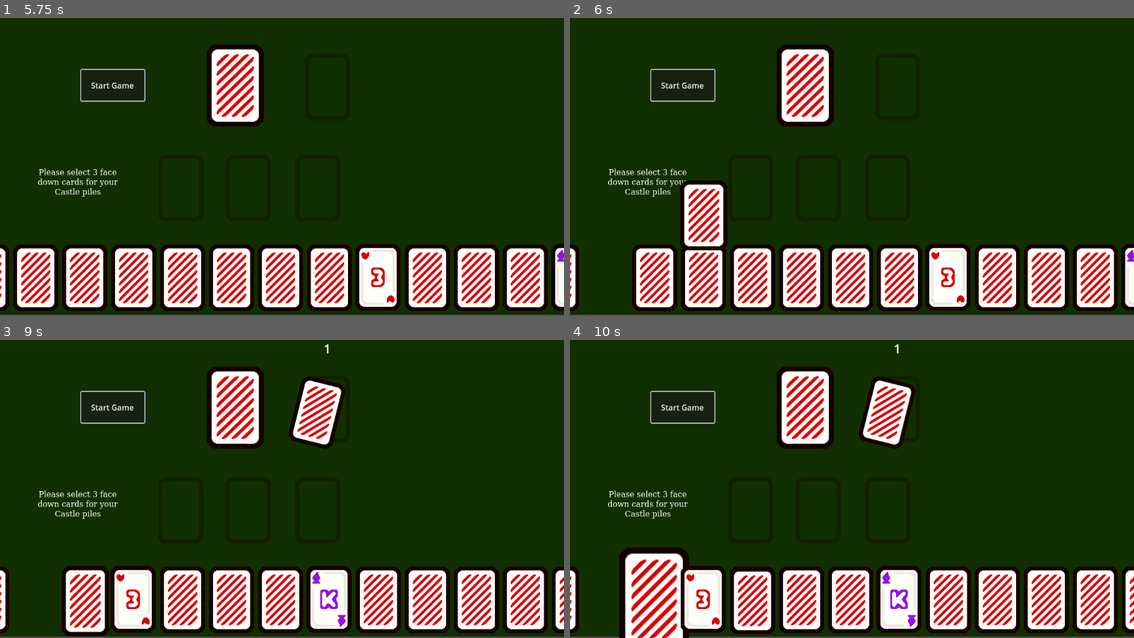
Above: before the commit, frames 1-4 (two rows, left to right).
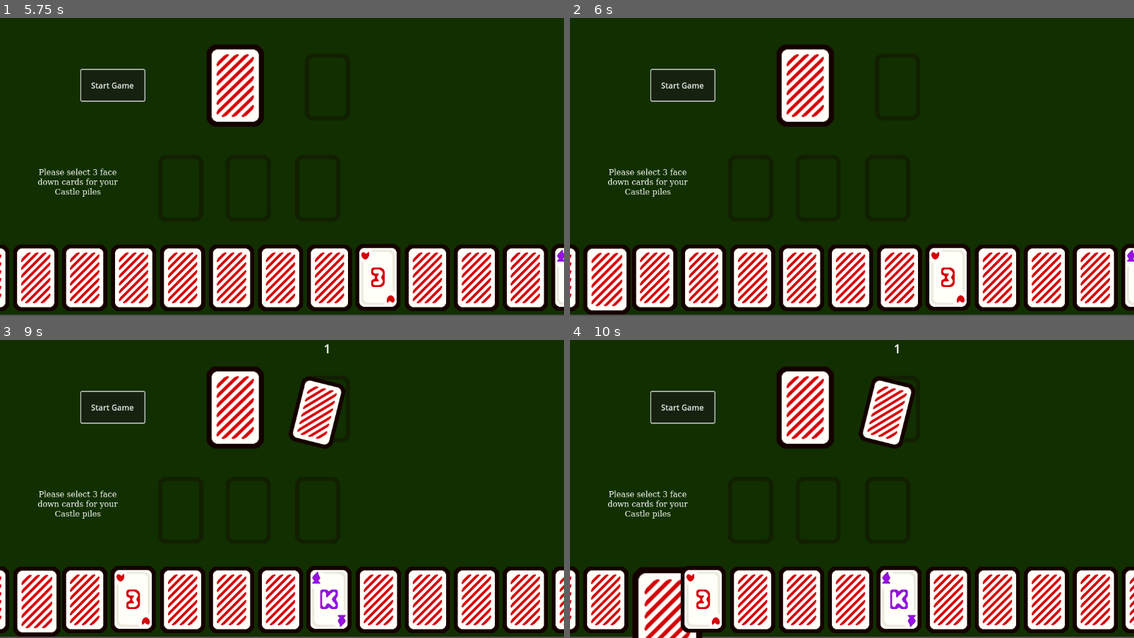
Above: after the commit, the same moments.

Repository: boots0/castles
Game: Godot game, scene res://main.tscn
The game is run twice, just before and just after one commit, with the same random seed, the same clock (stepped at 60 frames per second) and the same inputs.
Inputs (mouse positions are in pixels of both pictures, inside the frame that each line leads up to):
- Up to frame 1 (5.75 s): click (236, 83) at 0.5 s; click "Start Game" at 1.25 s; click "Start Game" at 2 s; click (236, 83) at 2.75 s; click (236, 83) at 3.5 s; click "Start Game" at 4.25 s; drag from (5, 280) to (327, 86) at 5.02 s
- Up to frame 2 (6 s): drag from (609, 280) to (897, 86) at 5.77 s
- Up to frame 3 (9 s): move the mouse to (84, 602) at 6.52 s; press the mouse at (84, 602) at 6.53 s; release the mouse at (84, 602) at 7.25 s; tap Enter at 7.25 s; drag from (315, 414) to (73, 620) at 7.27 s; drag from (0, 602) to (146, 599) at 8.02 s; drag from (39, 602) to (180, 599) at 8.77 s
- Up to frame 4 (10 s): move the mouse to (654, 602) at 9.52 s; press the mouse at (654, 602) at 9.53 s

Frame 1 is identical in both runs. In frame 2, 3.8% of the frame differs, in the area x 2-28%, y 54-100%; in frame 3, 3.0%; in frame 4, 5.0%, in the area x 2-37%, y 69-100%.

Commit message:
Fixed parenting bug

Diff:
--- a/Scenes/card/card.gd
+++ b/Scenes/card/card.gd
@@ -38,7 +38,6 @@
 	card_state_machine.init(self)
 
 func _input(event: InputEvent) -> void:
-
 	if not input_enabled:
 		return
 	card_state_machine.on_input(event)
@@ -72,3 +71,6 @@
 
 func reveal():
 	card_image.visible = true  # Show the card front
+
+func set_played(input: bool):
+	self.played = input
--- a/Scenes/card/card_states/card_dragging_state.gd
+++ b/Scenes/card/card_states/card_dragging_state.gd
@@ -5,10 +5,8 @@
 	print("Entered Dragging State")
 	var ui_layer := get_tree().get_first_node_in_group("ui_layer")
 	if ui_layer:
-		# card picked up by player and dragging, put it in ui_layer(2)
+		# card picked up by player and dragging, put it in ui_layer
 		card.reparent_requested.emit(card, card.Destination.UI_LAYER)
-
-
 	card.scale = Vector2(1.05, 1.05)
 
 func on_input(event: InputEvent) -> void:
--- a/Scenes/card/card_states/card_released_state.gd
+++ b/Scenes/card/card_states/card_released_state.gd
@@ -5,14 +5,9 @@
 func enter() -> void:
 	card.scale = Vector2(1, 1)
 
-	if not card.targets.is_empty():
-		# card is over card pile
-		# needs target.reparent - line 17
-		card.played = true
-
 func on_input(_event: InputEvent) -> void:
-	if card.played:
-		# card was played, put it on pile(1)
+	if card.targets:
+		# card was played, put it on pile
 		print("leaving released")
 		card.reparent_requested.emit(card, card.Destination.PILE)
 		transition_requested.emit(self, CardState.State.BASE)
--- a/Scenes/ui/player_hand.gd
+++ b/Scenes/ui/player_hand.gd
@@ -26,6 +26,8 @@
 		if card not in player_hand:
 			# card isn't in hand, put it there
 			player_hand.append(card)
+			update_hand_positions(default_card_move_speed)
+		else:
 			update_hand_positions(default_card_move_speed)
 
 func remove_card_from_hand(card: Card) -> void:
--- a/Scripts/card_pile.gd
+++ b/Scripts/card_pile.gd
@@ -24,7 +24,7 @@
 			if value_check == true:
 				# card passed check, it can be added to the pile
 				card_pile.append(card)
-
+				card.set_played(true)
 				# center the card on top of the pile
 				card.global_position = pile_center - (card.card_size / 2)
 
@@ -54,6 +54,7 @@
 		card.set_playable(false)
 
 		card_pile.append(card)
+		card.set_played(true)
 		pile_text.text = str(card_pile.size())
 
 # check the last player played card vs the top card in the pile
--- a/Scripts/castle_pile.gd
+++ b/Scripts/castle_pile.gd
@@ -18,6 +18,7 @@
 			# center the card on top of the pile
 			card.global_position = pile_center - (card.card_size / 2)
 			castle_pile.append(card)
+			card.set_played(true)
 
 			# disable clicking
 			card.set_playable(false)
@@ -25,6 +26,8 @@
 			# second card
 			card.global_position = pile_center - (card.card_size / 2) + right_offset
 			castle_pile.append(card)
+			card.set_played(true)
+
 			# disable clicking
 			card.set_playable(false)
 	else:
--- a/Scripts/playing_ui.gd
+++ b/Scripts/playing_ui.gd
@@ -6,13 +6,10 @@
 @onready var deck_reference: Node = $Deck
 @onready var pile_reference: Node = $CardPile
 @onready var game_text: Node = $GameText
-
-
 @export var card_scene: PackedScene
 
 var pressed = false
 var phase = 0
-
 func _ready() -> void:
 	player_hand.connect("card_removed", _on_setup_blind_piles)
 
@@ -64,6 +61,8 @@
 
 
 func _on_start_game_button_down() -> void:
+	#var current_phase = get_parent().get_phase()
+	#if current_phase == PhaseController.GamePhase.SETUP:
 	for i in range(PLAYER_HAND_SIZE):
 		await get_tree().create_timer(0.1).timeout
 		# add a deal_hand func in deck to deal face down
@@ -84,5 +83,5 @@
 	print("running on setup blind piles")
 	if hand_count == 6 and phase == 0:
 		player_hand.flip_cards()
+		#update_phase(1)
 		game_text.text = "Please select 3 face up cards for your Castle piles"
-	print("not ready")
--- a/main.tscn
+++ b/main.tscn
@@ -1,5 +1,6 @@
-[gd_scene load_steps=8 format=3 uid="uid://dr7e3gliqbqol"]
+[gd_scene load_steps=9 format=3 uid="uid://dr7e3gliqbqol"]
 
+[ext_resource type="Script" path="res://phase_controller.gd" id="1_lvhgg"]
 [ext_resource type="PackedScene" uid="uid://b17q7jmfxp3yd" path="res://Scenes/deck.tscn" id="1_o1wbk"]
 [ext_resource type="Script" path="res://Scripts/playing_ui.gd" id="2_5sl1f"]
 [ext_resource type="PackedScene" uid="uid://bqp8g4s2u4l2k" path="res://Scenes/card_pile.tscn" id="2_p858k"]
@@ -25,21 +26,24 @@
 mouse_filter = 2
 color = Color(0.067795, 0.183891, 1.20327e-08, 1)
 
-[node name="PlayingUI" type="CanvasLayer" parent="." groups=["ui_layer"]]
+[node name="PhaseController" type="Node2D" parent="."]
+script = ExtResource("1_lvhgg")
+
+[node name="PlayingUI" type="CanvasLayer" parent="PhaseController" groups=["ui_layer"]]
 script = ExtResource("2_5sl1f")
 
-[node name="CardPile" parent="PlayingUI" instance=ExtResource("2_p858k")]
+[node name="CardPile" parent="PhaseController/PlayingUI" instance=ExtResource("2_p858k")]
 position = Vector2(669, 180)
 
-[node name="Deck" parent="PlayingUI" instance=ExtResource("1_o1wbk")]
+[node name="Deck" parent="PhaseController/PlayingUI" instance=ExtResource("1_o1wbk")]
 offset_left = 432.0
 offset_top = 102.0
 offset_right = 532.0
 offset_bottom = 246.0
 
-[node name="PlayerHand" parent="PlayingUI" instance=ExtResource("4_dvg06")]
+[node name="PlayerHand" parent="PhaseController/PlayingUI" instance=ExtResource("4_dvg06")]
 
-[node name="GameText" type="Label" parent="PlayingUI"]
+[node name="GameText" type="Label" parent="PhaseController/PlayingUI"]
 offset_left = 67.0
 offset_top = 347.0
 offset_right = 252.0
@@ -48,13 +52,13 @@
 horizontal_alignment = 1
 autowrap_mode = 2
 
-[node name="CastlePile" parent="PlayingUI" instance=ExtResource("5_vwfhj")]
+[node name="CastlePile" parent="PhaseController/PlayingUI" instance=ExtResource("5_vwfhj")]
 position = Vector2(369, 387)
 
-[node name="CastlePile2" parent="PlayingUI" instance=ExtResource("5_vwfhj")]
+[node name="CastlePile2" parent="PhaseController/PlayingUI" instance=ExtResource("5_vwfhj")]
 position = Vector2(507, 387)
 
-[node name="CastlePile3" parent="PlayingUI" instance=ExtResource("5_vwfhj")]
+[node name="CastlePile3" parent="PhaseController/PlayingUI" instance=ExtResource("5_vwfhj")]
 position = Vector2(649, 387)
 
 [node name="Start Game" type="Button" parent="."]
@@ -65,5 +69,5 @@
 text = "Start Game"
 icon_alignment = 1
 
-[connection signal="button_down" from="PlayingUI/Deck" to="PlayingUI" method="_on_deck_button_down"]
-[connection signal="button_down" from="Start Game" to="PlayingUI" method="_on_start_game_button_down"]
+[connection signal="button_down" from="PhaseController/PlayingUI/Deck" to="PhaseController/PlayingUI" method="_on_deck_button_down"]
+[connection signal="button_down" from="Start Game" to="PhaseController/PlayingUI" method="_on_start_game_button_down"]
--- /dev/null
+++ b/phase_controller.gd
@@ -0,0 +1,11 @@
+extends Node2D
+
+enum GamePhase { SETUP, PLAY, END }
+
+var current_phase: GamePhase = GamePhase.SETUP
+
+func update_phase(phase: GamePhase) -> void:
+	current_phase = phase
+
+func get_phase() -> GamePhase:
+	return current_phase
